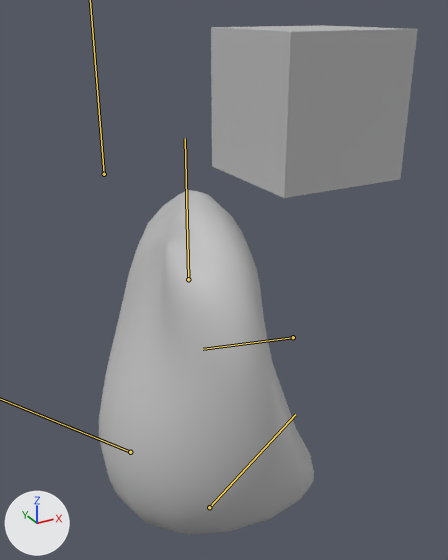
The FBX model FBXReader/skeleton_and_no_skeleton.fbx as it was, and as the next commit left it.
The view is the same before and after, from a 50 mm lens placed at (-0.0272, -0.0373, 0.0254), pointed at (-0.0053, 0.0025, 0.0055). The axes (+X, +Y, +Z) are drawn at lower left. The lights are the same throughout. Both versions are drawn at frame 36 of the action 'Take 001'; the numbers are the values there. The bones that bend it are drawn over the model as lines.
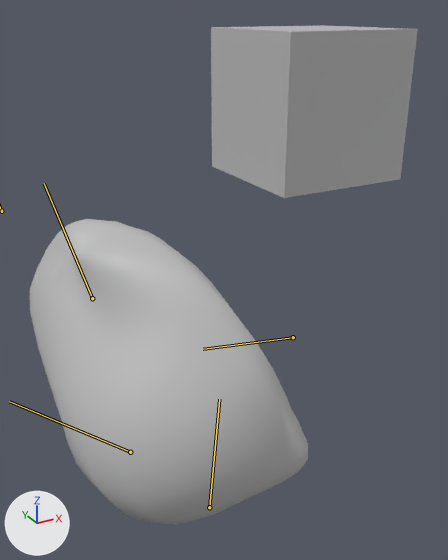
What differs and where, as boxes [x1, y1, x2, y2] in the pictures (448 x 560 px):
'pSphere1', posed (29% wider, 11% shorter)
    before: [99, 190, 314, 535]
    after: [30, 219, 308, 525]
bone 'joint2', root to tip
    before: (209, 507) to (295, 414)
    after: (209, 507) to (219, 399)

What the commit changed:
Bone 'joint2' (bone_joint2) turns from (0, 0, 0) to (50, 0, 0) degrees about its own x, y and z.
